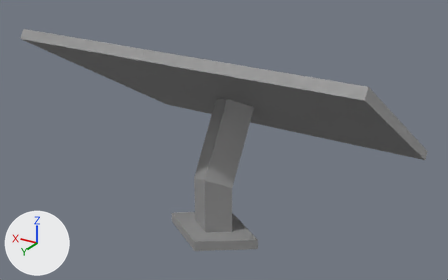
An edit to the FBX model Assets/Personal Models/Solar Panel.fbx, drawn before and after from the same camera.
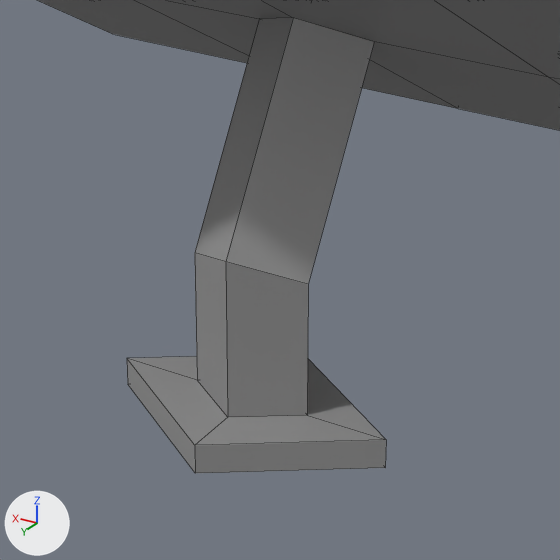
There are two pictures of each version: one whole from a 50 mm camera at (-3.87, 6.76, 4.37) aimed at (0.1, 0.14, 1.06), one close up on the part from 29% to 71% of the width and 33% to 100% of the height. Lighting does not change. The marker at lower left points along +X, +Y and +Z. The close-ups show mesh edges as thin lines. Where no turn or scale is listed for an object, it has been applied to the vertices.

The scene before the commit, as lines of its bpy script (objects in view):
```python
me_cube = bpy.data.meshes.new('Cube')
me_cube.from_pydata(...)  # 130 vertices, 122 faces; spans x -2.22..2.22, y -1.53..1.53, z -1.78..0.96
# faces by material slot: [8, 114]
me_cube.materials.append(mat_solar_panels)  # blue #001ce7
me_cube.materials.append(mat_solar_frame)  # grey #979797
ob_solar_panel = bpy.data.objects.new('Solar Panel', me_cube)
ob_solar_panel.location = (0.0, 0.0, 1.628)
```
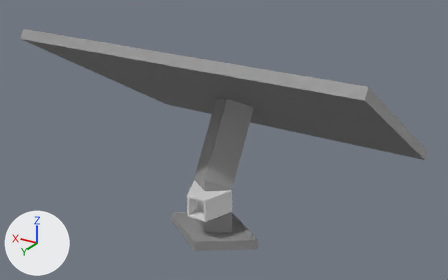
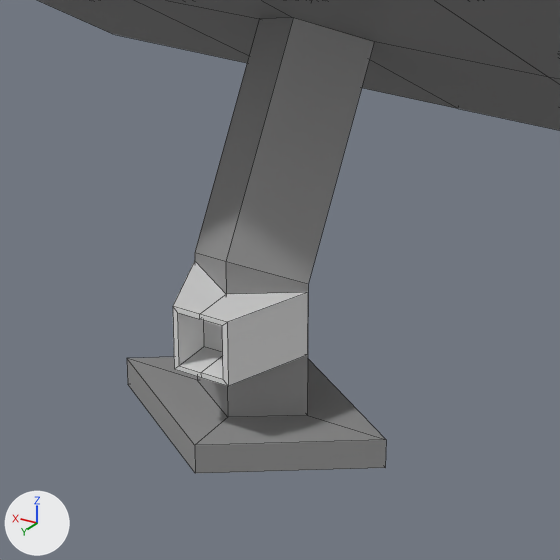
Where the change shows, as pixel boxes (x1, y1, x2, y2) in the close-ups (560 x 560 px):
'Wire Plug', added
    after: (173, 261, 308, 386)

Edits to the bpy script that builds the scene:
```text
Add me_cube_001:
    me_cube_001.from_pydata(...)  # 24 vertices, 22 faces; spans x -0.293..0.293, y -0.287..0.118, z -0.031..0.277
Add ob_wire_plug:
    ob_wire_plug = bpy.data.objects.new('Wire Plug', me_cube_001)
    ob_wire_plug.location = (0.0, 0.879, 0.323)
```
